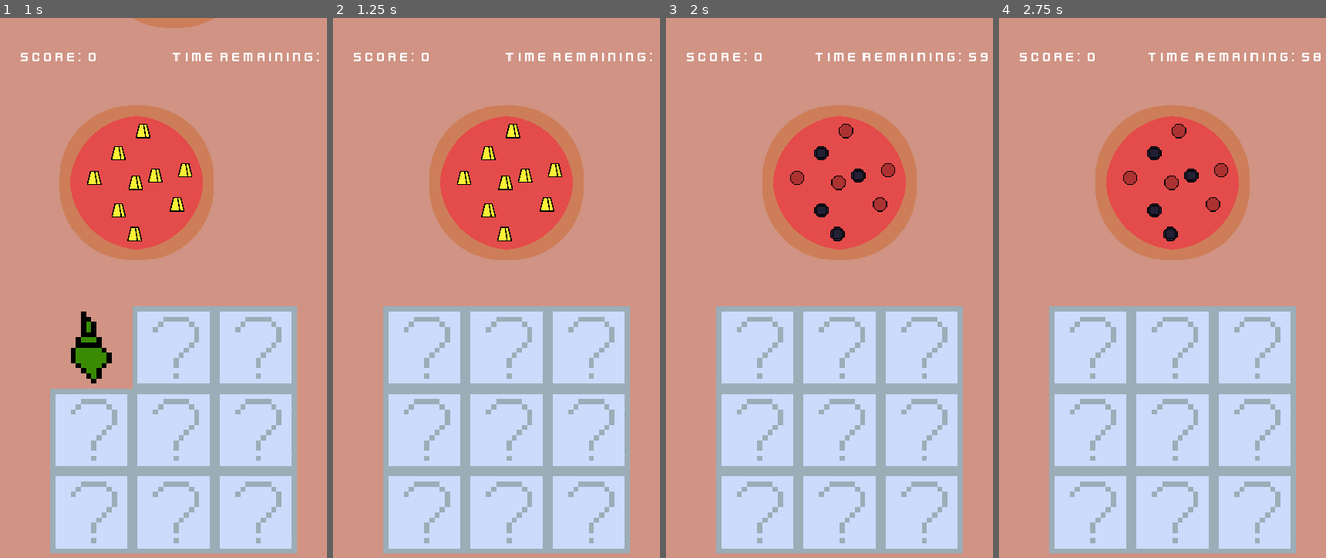
Above: before the commit, frames 1-4 (left to right).
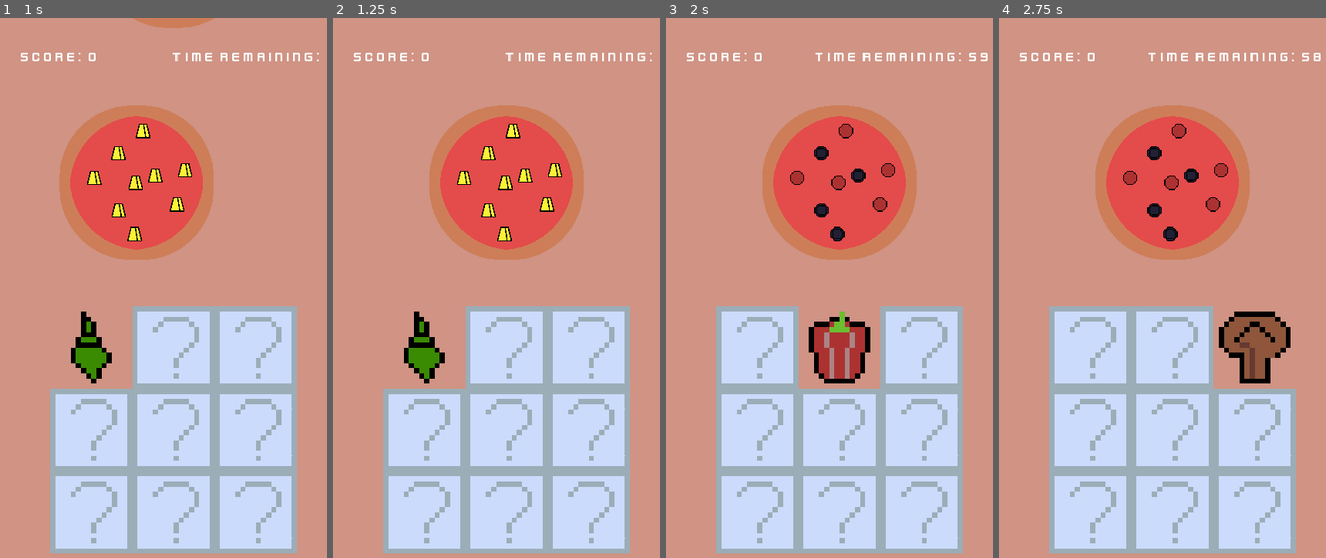
Above: after the commit, the same moments.

Repository: msanatan/EasyPizza
Game: Godot game, scene res://levels/main/game.tscn
Same seed, same stepped clock (60 frames per second), same inputs: the game is played once before the commit and once after it.
Inputs (mouse positions are in pixels of both pictures, inside the frame that each line leads up to):
- Up to frame 1 (1 s): tap Enter at 0.5 s; move the mouse to (91, 347) at 0.52 s; press the mouse at (91, 347) at 0.53 s
- Up to frame 2 (1.25 s): no input
- Up to frame 3 (2 s): move the mouse to (839, 347) at 1.27 s; release the mouse at (839, 347) at 1.28 s; click (839, 347) at 1.35 s
- Up to frame 4 (2.75 s): move the mouse to (1254, 347) at 2.02 s; press the mouse at (1254, 347) at 2.03 s

Frame 1 is identical in both runs. In frame 2, 3.9% of the frame differs, in the area x 15-41%, y 53-69%; in frame 3, 3.8%; in frame 4, 3.9%.

Commit message:
Reduce the amount of double clicks that limits guesses

Diff:
--- a/ingredients/ingredient/ingredient.gd
+++ b/ingredients/ingredient/ingredient.gd
@@ -9,6 +9,7 @@
 
 @onready var cover_sprite: Sprite2D = $CoverSprite
 @onready var after_click_timer: Timer = $AfterClickTimer
+var input_lock: bool = false
 
 # Called when the node enters the scene tree for the first time.
 func _ready():
@@ -16,9 +17,9 @@
 	cover_sprite.hide()
 
 
-func _on_input_event(viewport, event, shape_idx):
-	if is_playing and Input.is_action_just_pressed("click"):
-		print("%s was touched" % ingredient_name)
+func _on_input_event(viewport: Viewport, event: InputEvent, shape_idx: int):
+	if is_playing and not input_lock and event.is_action_pressed("click"):
+		input_lock = true
 		emit_signal("ingredient_selected", ingredient_name)
 		after_click_timer.start()
 		cover_sprite.hide()
@@ -36,4 +37,4 @@
 
 func _on_after_click_timer_timeout():
 	cover_sprite.show()
-	after_click_timer.stop()
+	input_lock = false
--- a/ingredients/ingredient/ingredient.tscn
+++ b/ingredients/ingredient/ingredient.tscn
@@ -20,7 +20,8 @@
 shape = SubResource("RectangleShape2D_i06o4")
 
 [node name="AfterClickTimer" type="Timer" parent="."]
-wait_time = 0.5
+wait_time = 0.75
+one_shot = true
 
 [connection signal="input_event" from="." to="." method="_on_input_event"]
 [connection signal="timeout" from="AfterClickTimer" to="." method="_on_after_click_timer_timeout"]
--- a/levels/main/game.gd
+++ b/levels/main/game.gd
@@ -131,6 +131,7 @@
 ## We add points to their score if correct, and give them feedback
 ## If they ran out of guesses, we go to the next round
 func check_ingredient_selection(ingredient_name: String) -> void:
+	# If we saw this guess already, don't count it twice
 	if already_guessed_ingredients.has(ingredient_name):
 		return
 
@@ -138,8 +139,9 @@
 	for ingredient in current_ingredients:
 		if ingredient.name == ingredient_name and not already_guessed_ingredients.has(ingredient_name):
 			is_correct = true
-			already_guessed_ingredients.append(ingredient_name)
 			break
+
+	already_guessed_ingredients.append(ingredient_name)
 
 	if is_correct:
 		print("Found a matching ingredient! New score is %d" % score)
